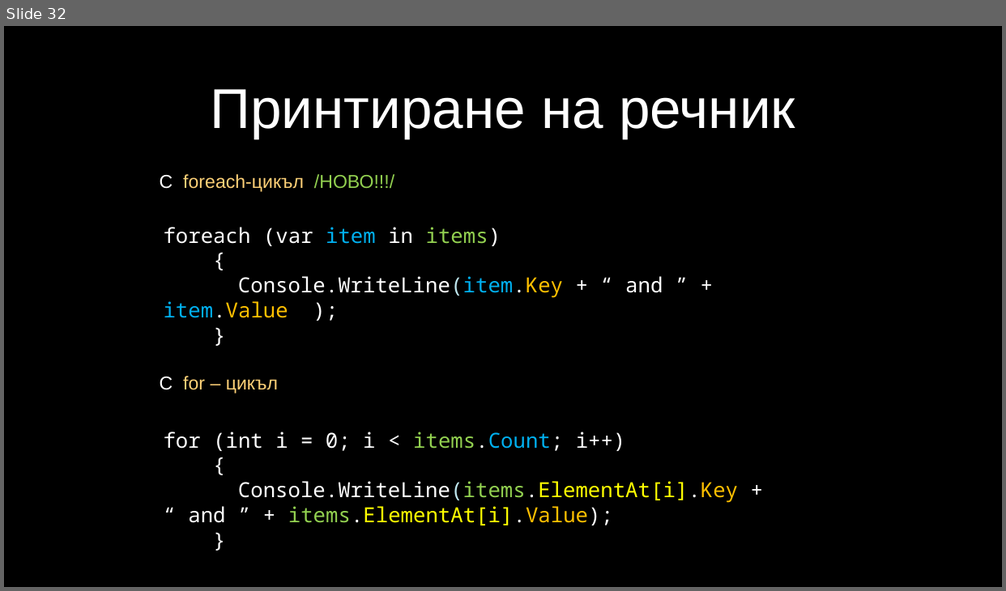
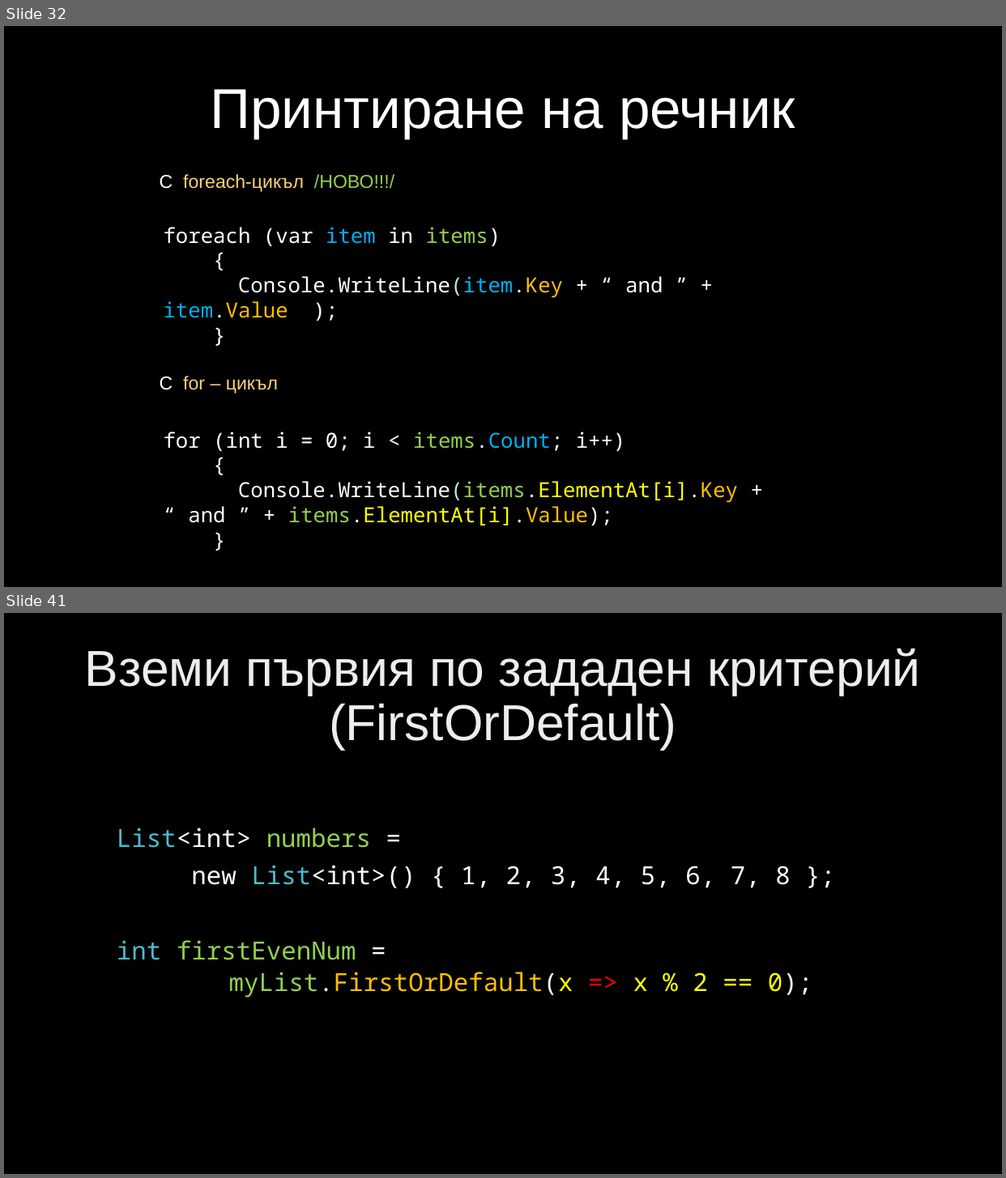
Before and after one commit to velizar92/CSharp-Programming-Presentations, a slide deck: C# Intermediate.pptx. Shown one above the other, each under a label of ours: slide 32 before the commit, slides 32 and 41 after it; the slides between them are not shown. The pictures are 1006x591 and 1006x1178 pixels, drawn with LibreOffice and Linux fonts; fonts in the diff are those of the drawing; background and template pictures are left out. Boxes give left, top, right and bottom in pixels: in the first picture for what was removed or moved away, otherwise in the second. Text is boxed around its words. In the diff, an @@ line names an element or a change of style, - is before the commit and + after.

```diff
--- a/C# Intermediate.pptx
+++ b/C# Intermediate.pptx
@@ slide 41 added at bbox=[4, 613, 1002, 1174], background picture (left out) @@
@@ title added at bbox=[85, 648, 921, 750], 48.6 pt, text gradient #BFBFBF to #EDEDED to #FFFFFF @@
+Вземи първия по зададен критерий (FirstOrDefault)
@@ text added at bbox=[117, 828, 812, 998], 24 pt, text #FFFFFF @@
+List<int> numbers =
+new List<int>() { 1, 2, 3, 4, 5, 6, 7, 8 };
+int firstEvenNum =
+  myList.FirstOrDefault(x => x % 2 == 0);
```
Also in this commit, not shown: 1 slide changed, 9 other slides added.
